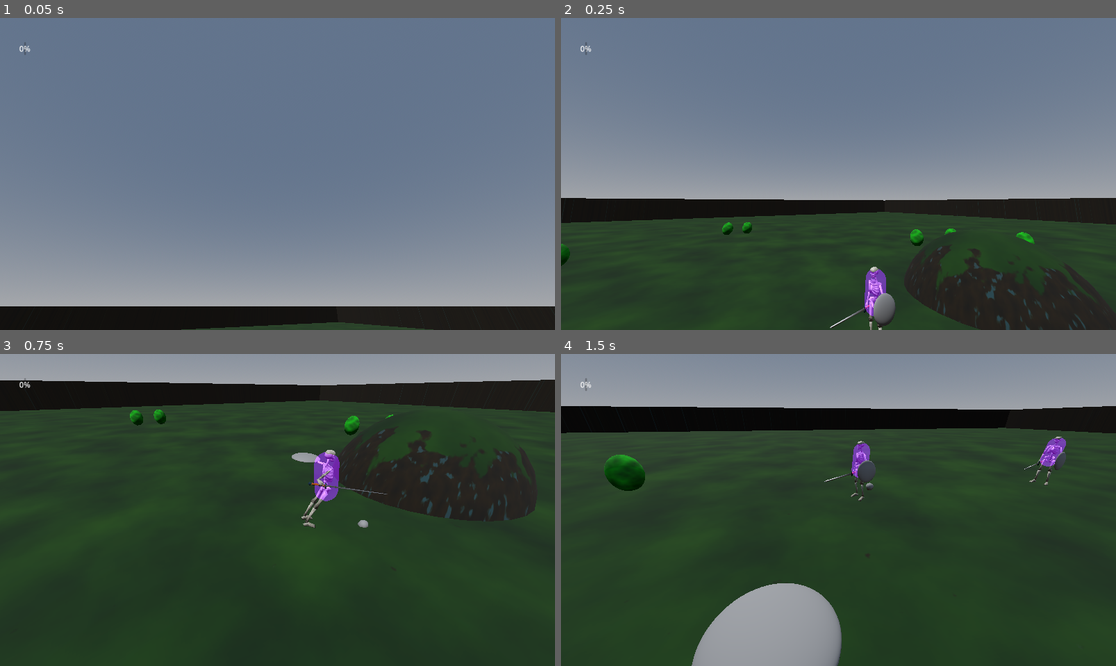
Above: before the commit, frames 1-4 (two rows, left to right).
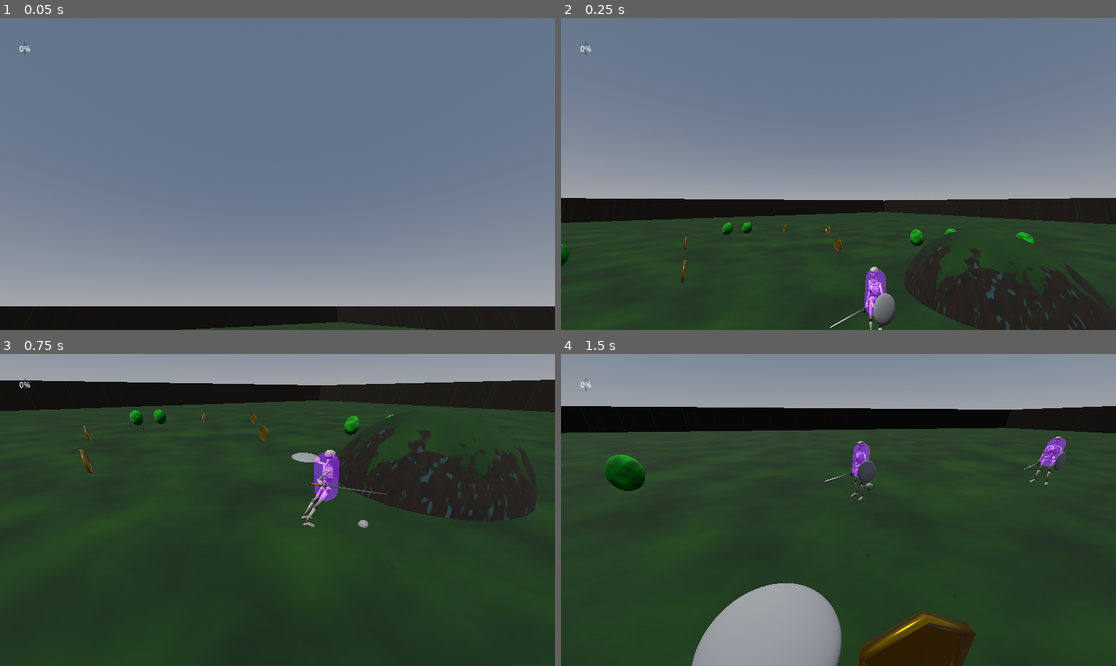
Above: after the commit, the same moments.

Repository: KaletheQuick/adventure-mode-godot
Game: Godot game, scene res://scenes/AI_test.tscn
Same seed, same stepped clock (60 frames per second), same inputs: the game is played once before the commit and once after it. This scene is started directly instead of the project's main scene.
Inputs (mouse positions are in pixels of both pictures, inside the frame that each line leads up to):
- Up to frame 1 (0.05 s): no input
- Up to frame 2 (0.25 s): no input
- Up to frame 3 (0.75 s): tap Enter (ui_accept) at 0.5 s; move the mouse to (399, 494) at 0.52 s; hold Right from 0.53 s (still down); tap Ctrl (p1_crouch) at 0.6 s
- Up to frame 4 (1.5 s): tap Space (p1_jump) at 0.77 s; move the mouse to (727, 525) at 1.27 s; release Right at 1.28 s; hold Down from 1.28 s (still down); tap Alt (p1_dodge) at 1.35 s

Frame 1 is identical in both runs. In frame 2, 0.1% of the frame differs, in the area x 21-51%, y 66-86%; in frame 3, 0.2%; in frame 4, 2.7%, in the area x 53-75%, y 82-100%.

Commit message:
collectable items

Diff:
--- /dev/null
+++ b/art/Character/animations/t-pose.tres
@@ -0,0 +1,166 @@
+[gd_resource type="Animation" format=3 uid="uid://c05okihnbe7uo"]
+
+[resource]
+resource_name = "T"
+length = 0.001
+tracks/0/type = "rotation_3d"
+tracks/0/imported = true
+tracks/0/enabled = true
+tracks/0/path = NodePath("char/Skeleton3D:shoulder.R")
+tracks/0/interp = 1
+tracks/0/loop_wrap = true
+tracks/0/keys = PackedFloat32Array(0, 1, -0.458456, 0.471829, 0.54263, 0.522253)
+tracks/1/type = "rotation_3d"
+tracks/1/imported = true
+tracks/1/enabled = true
+tracks/1/path = NodePath("char/Skeleton3D:upper_arm.R")
+tracks/1/interp = 1
+tracks/1/loop_wrap = true
+tracks/1/keys = PackedFloat32Array(0, 1, -0.0225572, -0.598415, -0.00609417, 0.800846)
+tracks/2/type = "rotation_3d"
+tracks/2/imported = true
+tracks/2/enabled = true
+tracks/2/path = NodePath("char/Skeleton3D:forearm.R")
+tracks/2/interp = 1
+tracks/2/loop_wrap = true
+tracks/2/keys = PackedFloat32Array(0, 1, 0.0128514, 0.810156, 0.0326056, 0.585166)
+tracks/3/type = "rotation_3d"
+tracks/3/imported = true
+tracks/3/enabled = true
+tracks/3/path = NodePath("char/Skeleton3D:hand.R")
+tracks/3/interp = 1
+tracks/3/loop_wrap = true
+tracks/3/keys = PackedFloat32Array(0, 1, -0.0589289, 0.22651, -0.0365402, 0.971538)
+tracks/4/type = "rotation_3d"
+tracks/4/imported = true
+tracks/4/enabled = true
+tracks/4/path = NodePath("char/Skeleton3D:shoulder.L")
+tracks/4/interp = 1
+tracks/4/loop_wrap = true
+tracks/4/keys = PackedFloat32Array(0, 1, -0.458456, -0.471829, -0.54263, 0.522253)
+tracks/5/type = "rotation_3d"
+tracks/5/imported = true
+tracks/5/enabled = true
+tracks/5/path = NodePath("char/Skeleton3D:upper_arm.L")
+tracks/5/interp = 1
+tracks/5/loop_wrap = true
+tracks/5/keys = PackedFloat32Array(0, 1, -0.0225516, 0.598415, 0.00608742, 0.800846)
+tracks/6/type = "rotation_3d"
+tracks/6/imported = true
+tracks/6/enabled = true
+tracks/6/path = NodePath("char/Skeleton3D:forearm.L")
+tracks/6/interp = 1
+tracks/6/loop_wrap = true
+tracks/6/keys = PackedFloat32Array(0, 1, 0.012844, -0.810156, -0.0325869, 0.585166)
+tracks/7/type = "rotation_3d"
+tracks/7/imported = true
+tracks/7/enabled = true
+tracks/7/path = NodePath("char/Skeleton3D:hand.L")
+tracks/7/interp = 1
+tracks/7/loop_wrap = true
+tracks/7/keys = PackedFloat32Array(0, 1, -0.058937, -0.22651, 0.0365325, 0.971538)
+tracks/8/type = "rotation_3d"
+tracks/8/imported = true
+tracks/8/enabled = true
+tracks/8/path = NodePath("char/Skeleton3D:thigh.R")
+tracks/8/interp = 1
+tracks/8/loop_wrap = true
+tracks/8/keys = PackedFloat32Array(0, 1, 0.989004, -0.0277058, 0.00208748, 0.145259)
+tracks/9/type = "rotation_3d"
+tracks/9/imported = true
+tracks/9/enabled = true
+tracks/9/path = NodePath("char/Skeleton3D:foot.R")
+tracks/9/interp = 1
+tracks/9/loop_wrap = true
+tracks/9/keys = PackedFloat32Array(0, 1, -0.565831, 0.0149342, -0.0226722, 0.824074)
+tracks/10/type = "rotation_3d"
+tracks/10/imported = true
+tracks/10/enabled = true
+tracks/10/path = NodePath("char/Skeleton3D:thigh.L")
+tracks/10/interp = 1
+tracks/10/loop_wrap = true
+tracks/10/keys = PackedFloat32Array(0, 1, 0.989004, 0.0277057, -0.00208747, 0.145258)
+tracks/11/type = "rotation_3d"
+tracks/11/imported = true
+tracks/11/enabled = true
+tracks/11/path = NodePath("char/Skeleton3D:foot.L")
+tracks/11/interp = 1
+tracks/11/loop_wrap = true
+tracks/11/keys = PackedFloat32Array(0, 1, -0.56583, -0.0149342, 0.0226722, 0.824075)
+tracks/12/type = "position_3d"
+tracks/12/imported = true
+tracks/12/enabled = true
+tracks/12/path = NodePath("char/Skeleton3D:hips")
+tracks/12/interp = 1
+tracks/12/loop_wrap = true
+tracks/12/keys = PackedFloat32Array(0, 1, -9.69889e-34, 0.90891, -0.0770626)
+tracks/13/type = "rotation_3d"
+tracks/13/imported = true
+tracks/13/enabled = true
+tracks/13/path = NodePath("char/Skeleton3D:hips")
+tracks/13/interp = 1
+tracks/13/loop_wrap = true
+tracks/13/keys = PackedFloat32Array(0, 1, 0.10742, 0, 0, 0.994214)
+tracks/14/type = "position_3d"
+tracks/14/imported = true
+tracks/14/enabled = true
+tracks/14/path = NodePath("char/Skeleton3D:Root")
+tracks/14/interp = 1
+tracks/14/loop_wrap = true
+tracks/14/keys = PackedFloat32Array(0, 1, 0, 0, 0)
+tracks/15/type = "rotation_3d"
+tracks/15/imported = true
+tracks/15/enabled = true
+tracks/15/path = NodePath("char/Skeleton3D:spine")
+tracks/15/interp = 1
+tracks/15/loop_wrap = true
+tracks/15/keys = PackedFloat32Array(0, 1, -0.0546677, 1.19031e-07, -6.5169e-09, 0.998505)
+tracks/16/type = "rotation_3d"
+tracks/16/imported = true
+tracks/16/enabled = true
+tracks/16/path = NodePath("char/Skeleton3D:chest")
+tracks/16/interp = 1
+tracks/16/loop_wrap = true
+tracks/16/keys = PackedFloat32Array(0, 1, -0.10448, -4.64394e-14, -2.49099e-08, 0.994527)
+tracks/17/type = "rotation_3d"
+tracks/17/imported = true
+tracks/17/enabled = true
+tracks/17/path = NodePath("char/Skeleton3D:head")
+tracks/17/interp = 1
+tracks/17/loop_wrap = true
+tracks/17/keys = PackedFloat32Array(0, 1, -0.142147, -1.17999e-07, -1.69452e-08, 0.989846)
+tracks/18/type = "rotation_3d"
+tracks/18/imported = true
+tracks/18/enabled = true
+tracks/18/path = NodePath("char/Skeleton3D:shin.R")
+tracks/18/interp = 1
+tracks/18/loop_wrap = true
+tracks/18/keys = PackedFloat32Array(0, 1, 0.133264, -0.00485541, -0.000758861, 0.991068)
+tracks/19/type = "rotation_3d"
+tracks/19/imported = true
+tracks/19/enabled = true
+tracks/19/path = NodePath("char/Skeleton3D:shin.L")
+tracks/19/interp = 1
+tracks/19/loop_wrap = true
+tracks/19/keys = PackedFloat32Array(0, 1, 0.133264, 0.00485541, 0.000758861, 0.991068)
+tracks/20/type = "rotation_3d"
+tracks/20/imported = true
+tracks/20/enabled = true
+tracks/20/path = NodePath("char/Skeleton3D:neck")
+tracks/20/interp = 1
+tracks/20/loop_wrap = true
+tracks/20/keys = PackedFloat32Array(0, 1, 0.193147, 2.94198e-14, 4.60498e-08, 0.98117)
+tracks/21/type = "rotation_3d"
+tracks/21/imported = true
+tracks/21/enabled = true
+tracks/21/path = NodePath("char/Skeleton3D:toe.R")
+tracks/21/interp = 1
+tracks/21/loop_wrap = true
+tracks/21/keys = PackedFloat32Array(0, 1, 5.76884e-08, 0.961248, -0.275684, 8.747e-07)
+tracks/22/type = "rotation_3d"
+tracks/22/imported = true
+tracks/22/enabled = true
+tracks/22/path = NodePath("char/Skeleton3D:toe.L")
+tracks/22/interp = 1
+tracks/22/loop_wrap = true
+tracks/22/keys = PackedFloat32Array(0, 1, 5.76884e-08, -0.961248, 0.275684, 8.747e-07)
--- /dev/null
+++ b/prefabs/collectable.tscn
@@ -0,0 +1,74 @@
+[gd_scene load_steps=11 format=3 uid="uid://d3xpjq6g2jknf"]
+
+[ext_resource type="Script" path="res://scripts/collectable.gd" id="1_nm1gy"]
+[ext_resource type="AudioStream" uid="uid://bf76j61v56u05" path="res://art/audio/sfx/pickupCoin.wav" id="2_s7qlt"]
+
+[sub_resource type="SphereShape3D" id="SphereShape3D_i7ih2"]
+
+[sub_resource type="Gradient" id="Gradient_fui4o"]
+
+[sub_resource type="GradientTexture2D" id="GradientTexture2D_xmcda"]
+gradient = SubResource("Gradient_fui4o")
+fill = 1
+fill_from = Vector2(0.401709, 0.57265)
+
+[sub_resource type="StandardMaterial3D" id="StandardMaterial3D_vf4sp"]
+albedo_color = Color(0.905882, 0.682353, 0, 1)
+metallic = 1.0
+roughness = 0.26
+normal_scale = -6.95
+normal_texture = SubResource("GradientTexture2D_xmcda")
+
+[sub_resource type="TorusMesh" id="TorusMesh_qvpay"]
+inner_radius = 0.4
+outer_radius = 0.5
+rings = 6
+ring_segments = 3
+
+[sub_resource type="Animation" id="Animation_k6yb4"]
+resource_name = "coin_spin"
+loop_mode = 1
+step = 0.25
+tracks/0/type = "rotation_3d"
+tracks/0/imported = false
+tracks/0/enabled = true
+tracks/0/path = NodePath(".")
+tracks/0/interp = 1
+tracks/0/loop_wrap = true
+tracks/0/keys = PackedFloat32Array(0, 1, 0.707107, 0, 0, 0.707107, 0.25, 1, 0.5, -0.5, 0.5, 0.5, 0.5, 1, 3.09086e-08, -0.707107, 0.707107, 3.09086e-08, 0.75, 1, 0.5, 0.5, -0.5, 0.5, 1, 1, 0.707107, -6.18172e-08, 6.18172e-08, 0.707107)
+
+[sub_resource type="AnimationLibrary" id="AnimationLibrary_iygu8"]
+_data = {
+"coin_spin": SubResource("Animation_k6yb4")
+}
+
+[sub_resource type="CylinderMesh" id="CylinderMesh_k22an"]
+top_radius = 0.4
+bottom_radius = 0.4
+height = 0.001
+radial_segments = 6
+rings = 1
+
+[node name="collectable" type="Area3D"]
+script = ExtResource("1_nm1gy")
+
+[node name="CollisionShape3D" type="CollisionShape3D" parent="."]
+transform = Transform3D(1, 0, 0, 0, 1, 0, 0, 0, 1, 0, 0.5, 0)
+shape = SubResource("SphereShape3D_i7ih2")
+
+[node name="coin" type="MeshInstance3D" parent="."]
+transform = Transform3D(0.9999, 0.0141163, -6.17043e-10, 0, -4.37114e-08, -1, -0.0141163, 0.9999, -4.3707e-08, 0, 0.5, 0)
+material_override = SubResource("StandardMaterial3D_vf4sp")
+mesh = SubResource("TorusMesh_qvpay")
+
+[node name="AnimationPlayer" type="AnimationPlayer" parent="coin"]
+libraries = {
+"": SubResource("AnimationLibrary_iygu8")
+}
+
+[node name="MeshInstance3D" type="MeshInstance3D" parent="coin"]
+material_override = SubResource("StandardMaterial3D_vf4sp")
+mesh = SubResource("CylinderMesh_k22an")
+
+[node name="aud" type="AudioStreamPlayer3D" parent="."]
+stream = ExtResource("2_s7qlt")
--- a/scenes/AI_test.tscn
+++ b/scenes/AI_test.tscn
@@ -11,6 +11,7 @@
 [ext_resource type="Script" path="res://scripts/combo_bar.gd" id="7_ok1ji"]
 [ext_resource type="Script" path="res://scripts/AI/ai_hide.gd" id="8_s2oab"]
 [ext_resource type="AudioStream" uid="uid://hxog1lltd7d4" path="res://art/audio/506911__nox_sound__ambiance_wind_forest_moderate_loop_stereo.wav" id="9_jfx7a"]
+[ext_resource type="PackedScene" uid="uid://d3xpjq6g2jknf" path="res://prefabs/collectable.tscn" id="12_2pvcf"]
 
 [sub_resource type="ProceduralSkyMaterial" id="ProceduralSkyMaterial_crgvg"]
 
@@ -227,3 +228,30 @@
 autoplay = true
 
 [node name="AudioStreamPlayer3D" type="AudioStreamPlayer3D" parent="."]
+
+[node name="collectable" parent="." instance=ExtResource("12_2pvcf")]
+transform = Transform3D(1, 0, 0, 0, 1, 0, 0, 0, 1, 1, 0, 5)
+
+[node name="collectable2" parent="." instance=ExtResource("12_2pvcf")]
+transform = Transform3D(1, 0, 0, 0, 1, 0, 0, 0, 1, -6.94922, -0.309601, 4.26891)
+
+[node name="collectable3" parent="." instance=ExtResource("12_2pvcf")]
+transform = Transform3D(1, 0, 0, 0, 1, 0, 0, 0, 1, -14.1081, -0.309839, 4.79143)
+
+[node name="collectable4" parent="." instance=ExtResource("12_2pvcf")]
+transform = Transform3D(1, 0, 0, 0, 1, 0, 0, 0, 1, -18.7858, -0.309841, -3.653)
+
+[node name="collectable5" parent="." instance=ExtResource("12_2pvcf")]
+transform = Transform3D(1, 0, 0, 0, 1, 0, 0, 0, 1, -15.3407, -0.30984, -7.2453)
+
+[node name="collectable6" parent="." instance=ExtResource("12_2pvcf")]
+transform = Transform3D(1, 0, 0, 0, 1, 0, 0, 0, 1, -8.19826, -0.30984, -4.05696)
+
+[node name="collectable7" parent="." instance=ExtResource("12_2pvcf")]
+transform = Transform3D(1, 0, 0, 0, 1, 0, 0, 0, 1, 17.2349, 4.63113, -16.2345)
+
+[node name="collectable8" parent="." instance=ExtResource("12_2pvcf")]
+transform = Transform3D(1, 0, 0, 0, 1, 0, 0, 0, 1, 19.3882, 4.63113, -21.5897)
+
+[node name="collectable9" parent="." instance=ExtResource("12_2pvcf")]
+transform = Transform3D(1, 0, 0, 0, 1, 0, 0, 0, 1, 10.2144, 1.63113, -22.5621)
--- /dev/null
+++ b/scripts/collectable.gd
@@ -0,0 +1,23 @@
+extends Area3D
+
+var collected = false
+
+
+# Called when the node enters the scene tree for the first time.
+func _ready():
+	connect("body_entered", __body_enter)
+	pass # Replace with function body.
+
+
+
+func __body_enter(dat):
+	if collected == false:
+		print("Collect coin!")
+		$aud.play()
+		collected = true
+		var tween = get_tree().create_tween()
+		tween.set_ease(Tween.EASE_IN)
+		tween.set_trans(Tween.TRANS_BACK)
+		tween.tween_property(self, "scale", Vector3.ZERO, 0.1)
+		tween.tween_property(self, "scale", Vector3.ZERO, 2)
+		tween.tween_callback(self.queue_free)
Not shown, changed: art/Character/animations/raw_import/animset_combat_sword.glb.import
Not shown, added: art/audio/sfx/pickupCoin.wav.import
Not shown: 1 places in scenes/AI_test.tscn that only renumber resources
Not shown, added: art/audio/sfx/pickupCoin.wav
